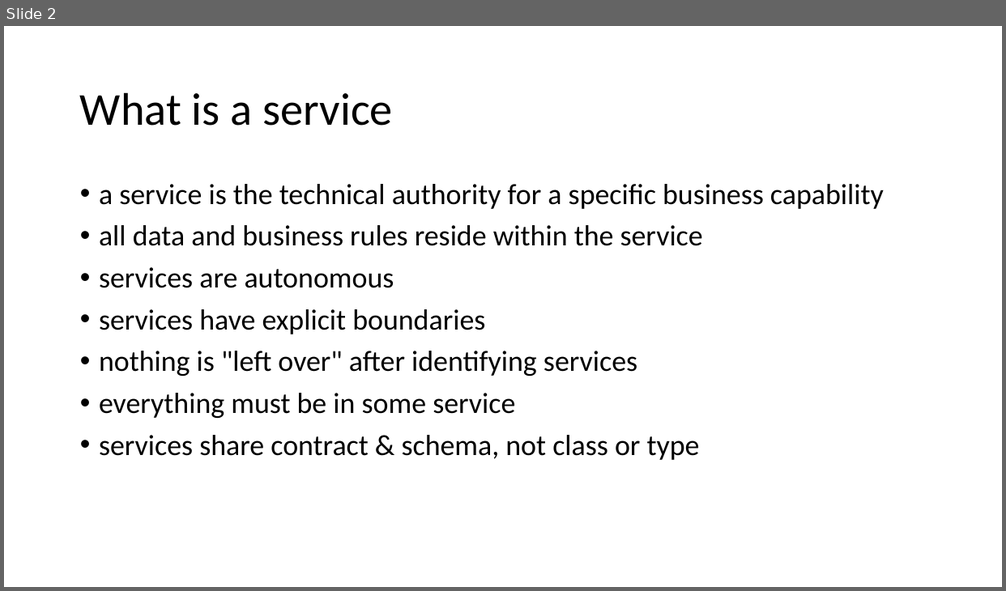
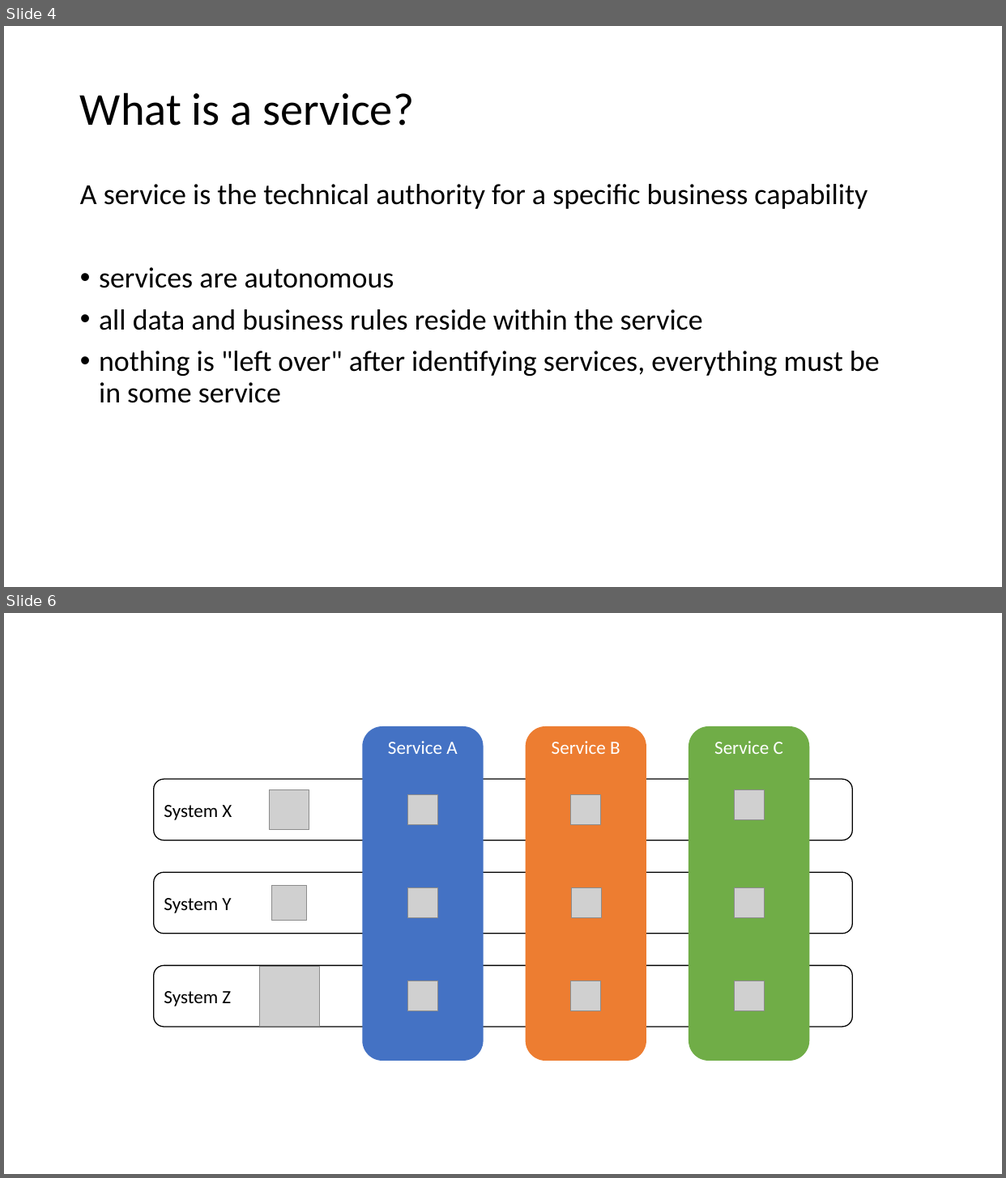
Before and after one commit to JonasSamuelsson/presentations, a slide deck: 2019-03-intro-to-service-oriented-distributed-systems/intro to service oriented distributed systems.pptx. Shown one above the other, each under a label of ours: slide 2 before the commit, slides 4 and 6 after it; the slides between them are not shown. The pictures are 1006x591 and 1006x1178 pixels, drawn with LibreOffice and Linux fonts; fonts in the diff are those of the drawing; grey boxes stand for pictures. Boxes give left, top, right and bottom in pixels: in the first picture for what was removed or moved away, otherwise in the second. Text is boxed around its words. In the diff, an @@ line names an element or a change of style, - is before the commit and + after.

```diff
--- a/2019-03-intro-to-service-oriented-distributed-systems/intro to service oriented distributed systems.pptx
+++ b/2019-03-intro-to-service-oriented-distributed-systems/intro to service oriented distributed systems.pptx
@@ slide 6 added at (4,613,1002,1174), background #FFFFFF @@
@@ rounded rectangle added at (363,726,484,1062), fill #4472C4, 18 pt, text #FFFFFF @@
+Service A
@@ rounded rectangle added at (526,726,647,1062), fill #ED7D31, 18 pt, text #FFFFFF @@
+Service B
@@ rounded rectangle added at (689,726,810,1062), fill #70AD47, 18 pt, text #FFFFFF @@
+Service C
@@ rounded rectangle added at (154,779,853,841), outline #000000 1 pt, 18 pt, text #000000 @@
+System X
@@ picture added at (270,790,309,829) @@
@@ picture added at (407,795,437,825) @@
@@ picture added at (571,795,601,825) @@
@@ picture added at (734,790,764,820) @@
@@ rounded rectangle added at (154,873,853,934), outline #000000 1 pt, 18 pt, text #000000 @@
+System Y
@@ picture added at (272,885,307,921) @@
@@ picture added at (407,888,437,918) @@
@@ picture added at (572,888,602,918) @@
@@ picture added at (734,888,764,918) @@
@@ rounded rectangle added at (154,965,853,1027), outline #000000 1 pt, 18 pt, text #000000 @@
+System Z
@@ picture added at (259,966,319,1026) @@
@@ picture added at (407,982,437,1012) @@
@@ picture added at (571,982,601,1012) @@
@@ picture added at (734,982,764,1012) @@
@@ what was slide 2 is now slide 4 @@
@@ slide 4 changed as well @@
@@ title at (80,92,414,126): text changed @@
-What is a service
+What is a service?
@@ text at (80,184,867,288): text changed @@
-• a service is the technical authority for a specific business capability
+A service is the technical authority for a specific business capability
+• services are autonomous
@@ text at (99,351,880,403): text changed @@
-• services are autonomous
-• services have explicit boundaries
-• nothing is "left over" after identifying services
-• everything must be in some service
-• services share contract & schema, not class or type
+• nothing is "left over" after identifying services, everything must be in some service
```
Also in this commit, not shown: 3 other slides changed, 7 other slides added, 2 slides removed.
